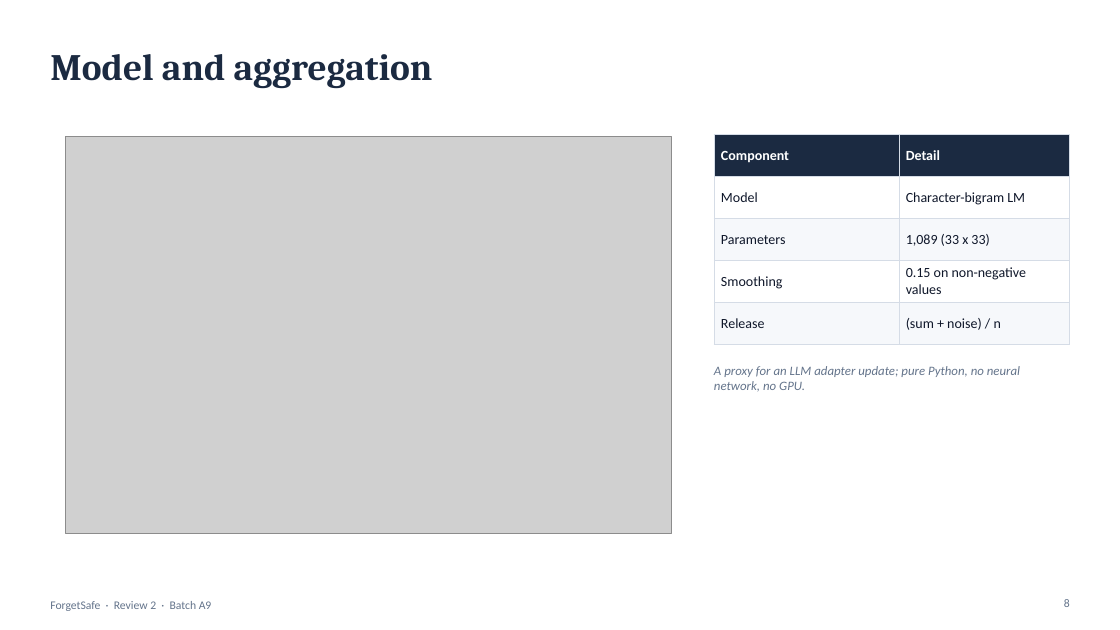
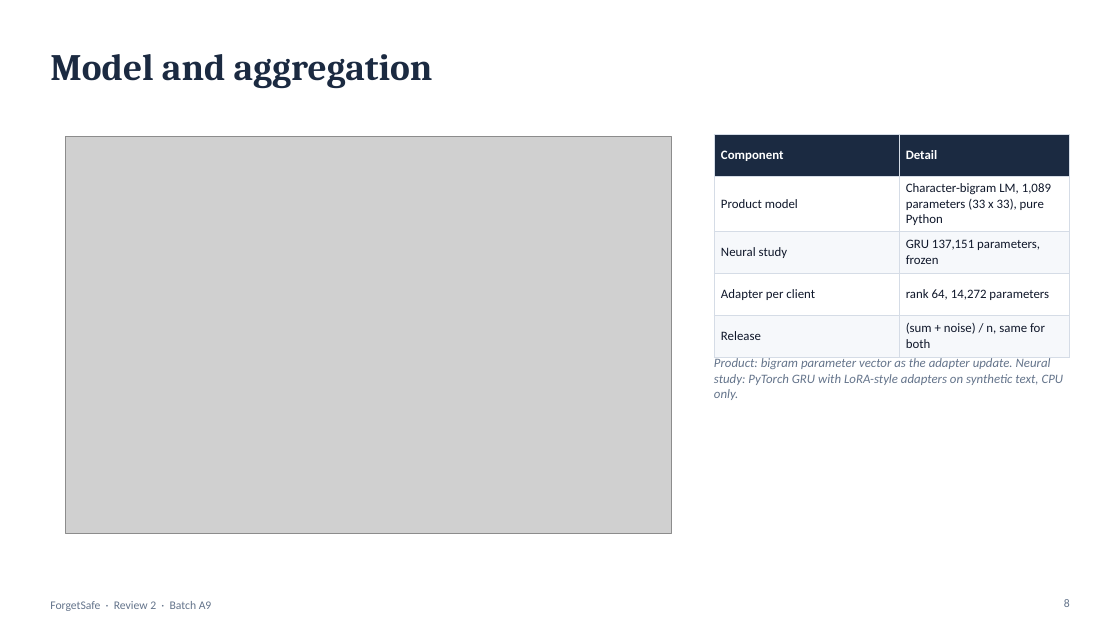
Before and after one commit to madhava-smartgrowInfotech/Btech-Projects, a slide deck: slide 8 of CSDS/A/CSDS-A-A9/13.Review_2_PPT.pptx. Drawn at 1120x630 pixels with LibreOffice and Linux fonts; fonts in the diff are those of the drawing; grey boxes stand for pictures. Boxes give left, top, right and bottom in pixels: in the first picture for what was removed or moved away, otherwise in the second. Text is boxed around its words. In the diff, an @@ line names an element or a change of style, - is before the commit and + after.

```diff
--- a/CSDS/A/CSDS-A-A9/13.Review_2_PPT.pptx
+++ b/CSDS/A/CSDS-A-A9/13.Review_2_PPT.pptx
@@ table at [714,134,1070,352] @@
-row 2, column 1: Model
+row 2, column 1: Product model
-row 2, column 2: Character-bigram LM
+row 2, column 2: Character-bigram LM, 1,089 parameters (33 x 33), pure Python
-row 3, column 1: Parameters
+row 3, column 1: Neural study
-row 3, column 2: 1,089 (33 x 33)
+row 3, column 2: GRU 137,151 parameters, frozen
-row 4, column 1: Smoothing
+row 4, column 1: Adapter per client
-row 4, column 2: 0.15 on non-negative values
+row 4, column 2: rank 64, 14,272 parameters
-row 5, column 2: (sum + noise) / n
+row 5, column 2: (sum + noise) / n, same for both
@@ size 12 to 11 pt in "Component", "Detail", "Release" @@
@@ text at [714,356,1064,400]: text changed @@
-A proxy for an LLM adapter update; pure Python, no neural network, no GPU.
+Product: bigram parameter vector as the adapter update. Neural study: PyTorch GRU with LoRA-style adapters on synthetic text, CPU only.
```
Also in this commit, not shown: 10 other slides changed, 50 other files.
